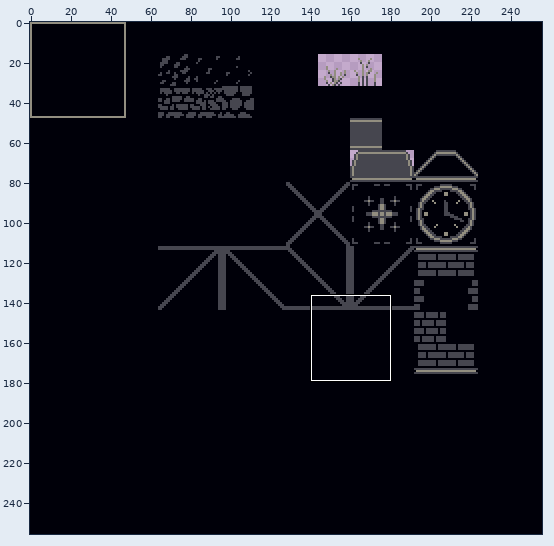
Two versions of one sprite sheet, dist/assets/spritesheet.png. Above: a wide view before the commit, with the close-up outlined.
Close-up. Before the commit:
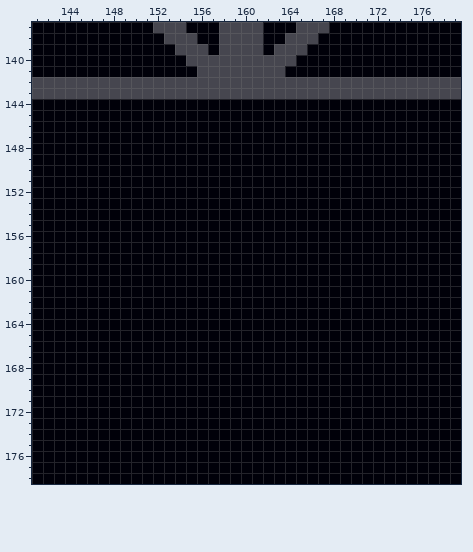
The file is 256x256 pixels. Shown: x 141..179, y 137..178.
New version:
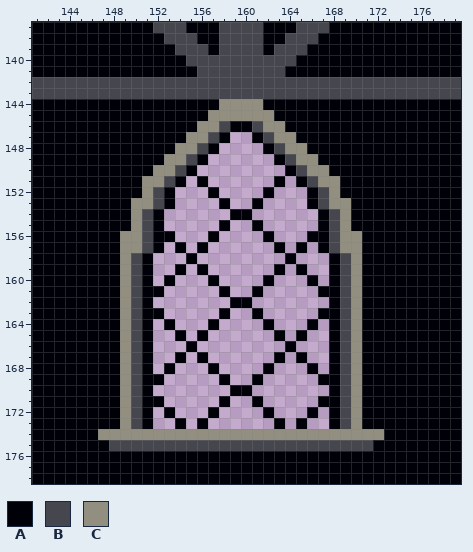
Palette (. is transparent): A #000009  B #46464f  C #928e80
The edit:
@@ x 141..179 @@
 143 BBBBBBBBBBBBBBBBBBBBBBBBBBBBBBBBBBBBBBB
-144 AAAAAAAAAAAAAAAAAAAAAAAAAAAAAAAAAAAAAAA
-145 AAAAAAAAAAAAAAAAAAAAAAAAAAAAAAAAAAAAAAA
-146 AAAAAAAAAAAAAAAAAAAAAAAAAAAAAAAAAAAAAAA
-147 AAAAAAAAAAAAAAAAAAAAAAAAAAAAAAAAAAAAAAA
-148 AAAAAAAAAAAAAAAAAAAAAAAAAAAAAAAAAAAAAAA
-149 AAAAAAAAAAAAAAAAAAAAAAAAAAAAAAAAAAAAAAA
-150 AAAAAAAAAAAAAAAAAAAAAAAAAAAAAAAAAAAAAAA
-151 AAAAAAAAAAAAAAAAAAAAAAAAAAAAAAAAAAAAAAA
-152 AAAAAAAAAAAAAAAAAAAAAAAAAAAAAAAAAAAAAAA
-153 AAAAAAAAAAAAAAAAAAAAAAAAAAAAAAAAAAAAAAA
-154 AAAAAAAAAAAAAAAAAAAAAAAAAAAAAAAAAAAAAAA
-155 AAAAAAAAAAAAAAAAAAAAAAAAAAAAAAAAAAAAAAA
-156 AAAAAAAAAAAAAAAAAAAAAAAAAAAAAAAAAAAAAAA
-157 AAAAAAAAAAAAAAAAAAAAAAAAAAAAAAAAAAAAAAA
-158 AAAAAAAAAAAAAAAAAAAAAAAAAAAAAAAAAAAAAAA
-159 AAAAAAAAAAAAAAAAAAAAAAAAAAAAAAAAAAAAAAA
-160 AAAAAAAAAAAAAAAAAAAAAAAAAAAAAAAAAAAAAAA
-161 AAAAAAAAAAAAAAAAAAAAAAAAAAAAAAAAAAAAAAA
-162 AAAAAAAAAAAAAAAAAAAAAAAAAAAAAAAAAAAAAAA
-163 AAAAAAAAAAAAAAAAAAAAAAAAAAAAAAAAAAAAAAA
-164 AAAAAAAAAAAAAAAAAAAAAAAAAAAAAAAAAAAAAAA
-165 AAAAAAAAAAAAAAAAAAAAAAAAAAAAAAAAAAAAAAA
-166 AAAAAAAAAAAAAAAAAAAAAAAAAAAAAAAAAAAAAAA
-167 AAAAAAAAAAAAAAAAAAAAAAAAAAAAAAAAAAAAAAA
-168 AAAAAAAAAAAAAAAAAAAAAAAAAAAAAAAAAAAAAAA
-169 AAAAAAAAAAAAAAAAAAAAAAAAAAAAAAAAAAAAAAA
-170 AAAAAAAAAAAAAAAAAAAAAAAAAAAAAAAAAAAAAAA
-171 AAAAAAAAAAAAAAAAAAAAAAAAAAAAAAAAAAAAAAA
-172 AAAAAAAAAAAAAAAAAAAAAAAAAAAAAAAAAAAAAAA
-173 AAAAAAAAAAAAAAAAAAAAAAAAAAAAAAAAAAAAAAA
-174 AAAAAAAAAAAAAAAAAAAAAAAAAAAAAAAAAAAAAAA
-175 AAAAAAAAAAAAAAAAAAAAAAAAAAAAAAAAAAAAAAA
+144 AAAAAAAAAAAAAAAAACCCCAAAAAAAAAAAAAAAAAA
+145 AAAAAAAAAAAAAAAACCCCCCAAAAAAAAAAAAAAAAA
+146 AAAAAAAAAAAAAAACCBAABCCAAAAAAAAAAAAAAAA
+147 AAAAAAAAAAAAAACCBA..ABCCAAAAAAAAAAAAAAA
+148 AAAAAAAAAAAAACCBA....ABCCAAAAAAAAAAAAAA
+149 AAAAAAAAAAAACCBA......ABCCAAAAAAAAAAAAA
+150 AAAAAAAAAAACCBA........ABCCAAAAAAAAAAAA
+151 AAAAAAAAAACCBA.A......A.ABCCAAAAAAAAAAA
+152 AAAAAAAAAACBA...A....A...ABCAAAAAAAAAAA
+153 AAAAAAAAACCBA....A..A....ABCCAAAAAAAAAA
+154 AAAAAAAAACBA......AA......ABCAAAAAAAAAA
+155 AAAAAAAAACBA.....A..A.....ABCAAAAAAAAAA
+156 AAAAAAAACCBAA...A....A...AABCCAAAAAAAAA
+157 AAAAAAAACCBA.A.A......A.A.ABCCAAAAAAAAA
+158 AAAAAAAACBA...A........A...ABCAAAAAAAAA
+159 AAAAAAAACBA..A.A......A.A..ABCAAAAAAAAA
+160 AAAAAAAACBA.A...A....A...A.ABCAAAAAAAAA
+161 AAAAAAAACBAA.....A..A.....AABCAAAAAAAAA
+162 AAAAAAAACBA.......AA.......ABCAAAAAAAAA
+163 AAAAAAAACBAA.....A..A.....AABCAAAAAAAAA
+164 AAAAAAAACBA.A...A....A...A.ABCAAAAAAAAA
+165 AAAAAAAACBA..A.A......A.A..ABCAAAAAAAAA
+166 AAAAAAAACBA...A........A...ABCAAAAAAAAA
+167 AAAAAAAACBA..A.A......A.A..ABCAAAAAAAAA
+168 AAAAAAAACBA.A...A....A...A.ABCAAAAAAAAA
+169 AAAAAAAACBAA.....A..A.....AABCAAAAAAAAA
+170 AAAAAAAACBA.......AA.......ABCAAAAAAAAA
+171 AAAAAAAACBAA.....A..A.....AABCAAAAAAAAA
+172 AAAAAAAACBA.A...A....A...A.ABCAAAAAAAAA
+173 AAAAAAAACBA..A.A......A.A..ABCAAAAAAAAA
+174 AAAAAACCCCCCCCCCCCCCCCCCCCCCCCCCAAAAAAA
+175 AAAAAAABBBBBBBBBBBBBBBBBBBBBBBBAAAAAAAA
 176 AAAAAAAAAAAAAAAAAAAAAAAAAAAAAAAAAAAAAAA
Pixel boxes of the changes (left, top, right, bottom) in both close-ups:
changed: (98, 99, 384, 451)
